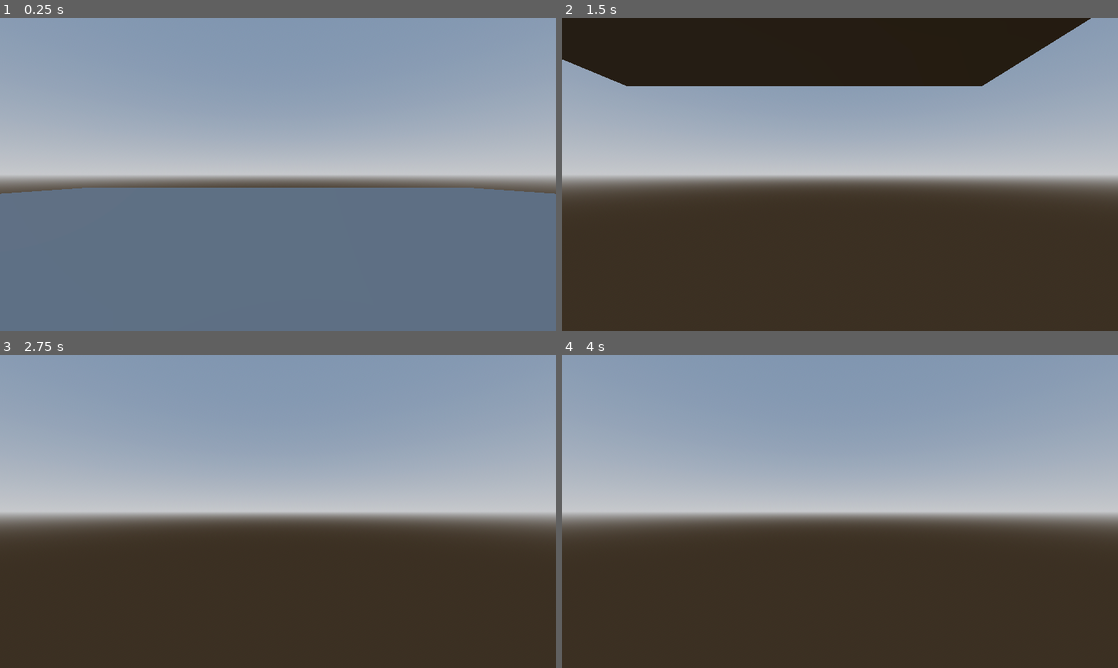
Above: before the commit, frames 1-4 (two rows, left to right).
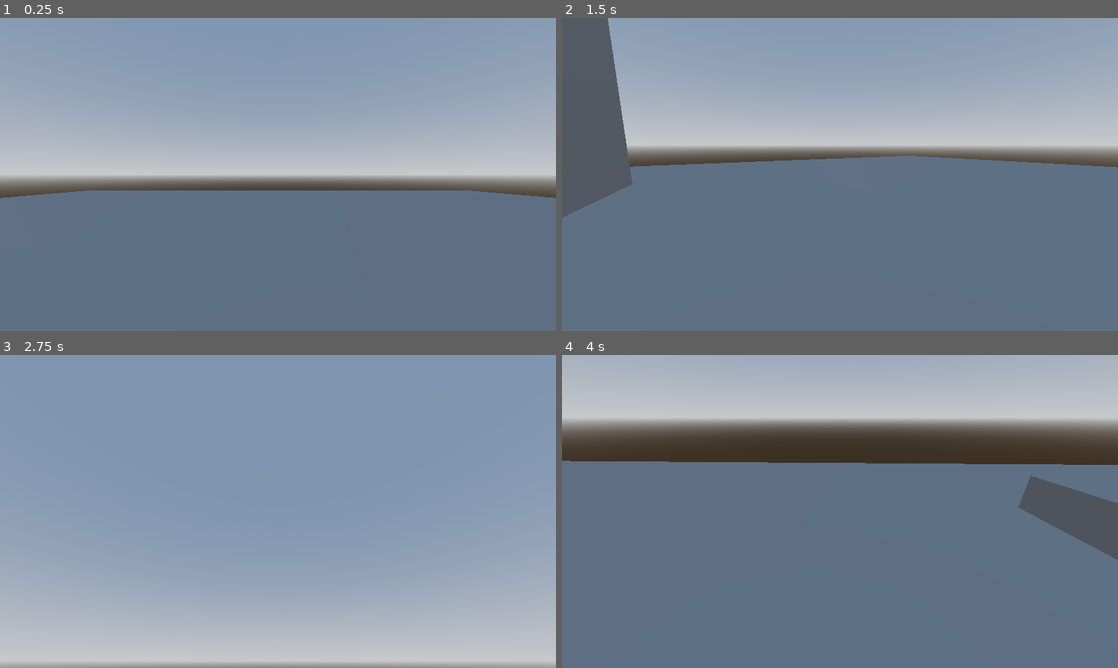
Above: after the commit, the same moments.

Repository: Cody-Mills/Biopunk
Game: Godot game, scene res://scenes/levels/test_level.tscn
Same seed, same stepped clock (60 frames per second), same inputs: the game is played once before the commit and once after it.
Inputs (mouse positions are in pixels of both pictures, inside the frame that each line leads up to):
- Up to frame 1 (0.25 s): no input
- Up to frame 2 (1.5 s): tap Enter (ui_accept) at 0.5, 0.77 s; move the mouse to (962, 158) at 0.52 s; hold Right (ui_right) 0.53-1.28 s; move the mouse to (728, 190) at 1.27 s; hold Down (ui_down) from 1.28 s (still down)
- Up to frame 3 (2.75 s): tap Enter (ui_accept) at 1.52 s; move the mouse to (333, 442) at 2.02 s; release Down (ui_down) at 2.03 s; hold Right (ui_right) from 2.03 s (still down)
- Up to frame 4 (4 s): tap Enter (ui_accept) at 2.75, 3.02, 3.77 s; move the mouse to (812, 574) at 2.77 s; release Right (ui_right) at 2.78 s; hold Up (ui_up) 2.78-3.53 s; move the mouse to (1006, 558) at 3.52 s; hold Left (ui_left) from 3.53 s (still down)

The runs differ from the first frame. In frame 1, 1.0% of the frame differs, in the area x 0-100%, y 54-58%; in frame 2, 82%; in frame 3, 71%; in frame 4, 99%, in the area x 0-100%, y 0-100%.

Commit message:
Simple First-person movement

Diff:
--- a/project.godot
+++ b/project.godot
@@ -53,3 +53,8 @@
 , Object(InputEventKey,"resource_local_to_scene":false,"resource_name":"","device":-1,"window_id":0,"alt_pressed":false …(183 unchanged characters)…
 ]
 }
+ui_freelook={
+"deadzone": 0.5,
+"events": [Object(InputEventKey,"resource_local_to_scene":false,"resource_name":"","device":-1,"window_id":0,"alt_pressed":false,"shift_pressed":false,"ctrl_pressed":false,"meta_pressed":false,"pressed":false,"keycode":0,"physical_keycode":4194328,"key_label":0,"unicode":0,"location":0,"echo":false,"script":null)
+]
+}
--- a/scenes/levels/test_level.tscn
+++ b/scenes/levels/test_level.tscn
@@ -15,6 +15,12 @@
 tonemap_mode = 2
 glow_enabled = true
 
+[sub_resource type="BoxMesh" id="BoxMesh_jkc5x"]
+
+[sub_resource type="BoxMesh" id="BoxMesh_y7uw8"]
+
+[sub_resource type="BoxMesh" id="BoxMesh_hu8jl"]
+
 [node name="Test_Level" type="Node3D"]
 
 [node name="WorldEnvironment" type="WorldEnvironment" parent="."]
@@ -26,6 +32,24 @@
 [node name="DirectionalLight3D" type="DirectionalLight3D" parent="."]
 transform = Transform3D(1, 0, 0, 0, 1, 0, 0, 0, 1, 0, 23.8177, 0)
 
-[node name="CSGBox3D" type="CSGBox3D" parent="."]
+[node name="Floor" type="CSGBox3D" parent="."]
 transform = Transform3D(1, 0, 0, 0, 1, 0, 0, 0, 1, 0, -0.00251719, 0)
+use_collision = true
 size = Vector3(37.4912, 0.001, 42.0781)
+
+[node name="Floor Boxes" type="Node3D" parent="."]
+
+[node name="CSGMesh3D" type="CSGMesh3D" parent="Floor Boxes"]
+transform = Transform3D(4.60278, 0, 0, 0, 1, 0, 0, 0, 9.07989, 10.3301, 0.42438, 10.3372)
+use_collision = true
+mesh = SubResource("BoxMesh_jkc5x")
+
+[node name="CSGMesh3D2" type="CSGMesh3D" parent="Floor Boxes"]
+transform = Transform3D(6.65245, 0, 0, 0, 7.53671, 0, 0, 0, 7.6793, 1.77592, 0, 9.54459)
+use_collision = true
+mesh = SubResource("BoxMesh_y7uw8")
+
+[node name="CSGMesh3D3" type="CSGMesh3D" parent="Floor Boxes"]
+transform = Transform3D(4.89793, 0, 0, 0, 13.7959, 0, 0, 0, 7.42211, -6.85721, 0, 10.1977)
+use_collision = true
+mesh = SubResource("BoxMesh_hu8jl")
--- a/scenes/player/player.gd
+++ b/scenes/player/player.gd
@@ -3,6 +3,20 @@
 
 const SPEED = 5.0
 const JUMP_VELOCITY = 4.5
+const SENSITIVITY = 0.004
+@onready var head: Node3D = %Head
+@onready var camera_3d: Camera3D = %Camera3D
+@onready var player: CharacterBody3D = $"."
+
+func _ready() -> void:
+	Input.set_mouse_mode(Input.MOUSE_MODE_CAPTURED)
+
+
+func _unhandled_input(event: InputEvent) -> void:
+	if event is InputEventMouseMotion:
+		head.rotate_y(-event.relative.x * SENSITIVITY)
+		camera_3d.rotate_x(-event.relative.y * SENSITIVITY)
+		camera_3d.rotation.x = clamp(camera_3d.rotation.x, deg_to_rad(-40), deg_to_rad(60))
 
 
 func _physics_process(delta: float) -> void:
@@ -17,7 +31,7 @@
 	# Get the input direction and handle the movement/deceleration.
 	# As good practice, you should replace UI actions with custom gameplay actions.
 	var input_dir := Input.get_vector("ui_left", "ui_right", "ui_up", "ui_down")
-	var direction := (transform.basis * Vector3(input_dir.x, 0, input_dir.y)).normalized()
+	var direction := (head.transform.basis * Vector3(input_dir.x, 0, input_dir.y)).normalized()
 	if direction:
 		velocity.x = direction.x * SPEED
 		velocity.z = direction.z * SPEED
--- a/scenes/player/player.tscn
+++ b/scenes/player/player.tscn
@@ -16,6 +16,8 @@
 shape = SubResource("CapsuleShape3D_c8byp")
 
 [node name="Head" type="Node3D" parent="."]
+unique_name_in_owner = true
 
 [node name="Camera3D" type="Camera3D" parent="Head"]
+unique_name_in_owner = true
 transform = Transform3D(1, 0, 0, 0, 1, 0, 0, 0, 1, 0, 0.580689, -0.490046)
Not shown: 1 places in scenes/levels/test_level.tscn that only renumber resources
